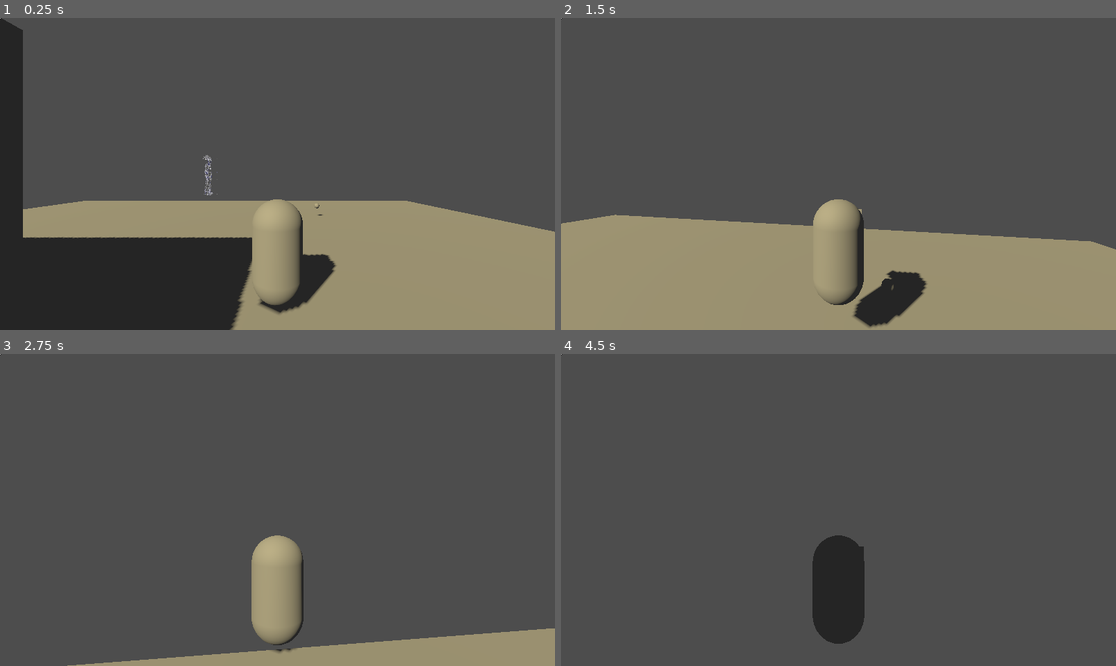
Above: before the commit, frames 1-4 (two rows, left to right).
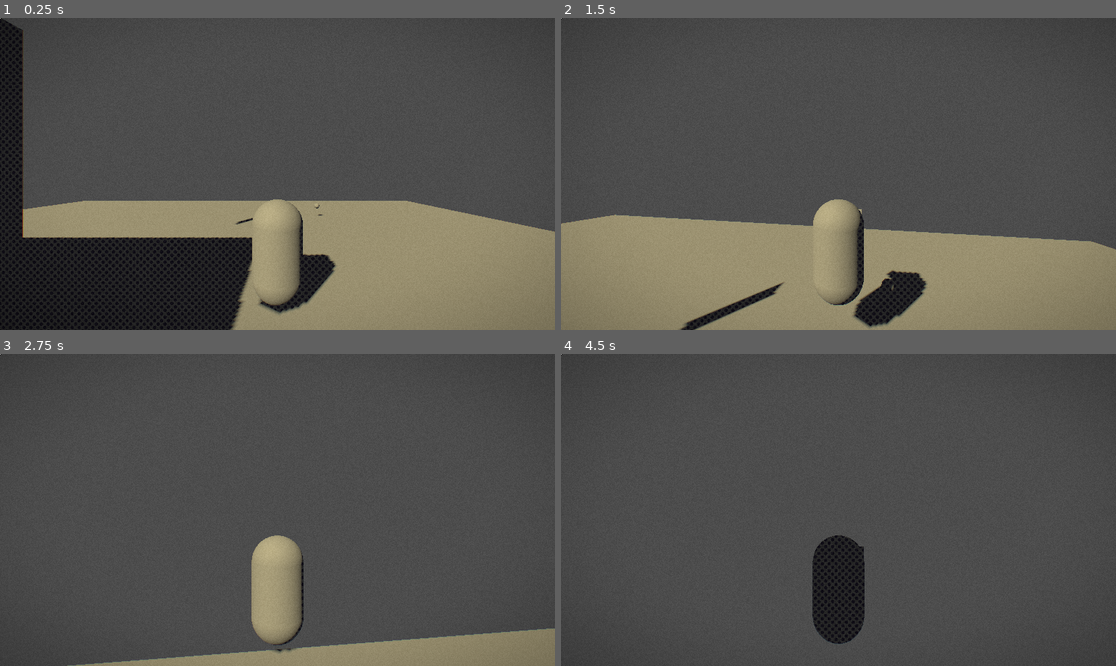
Above: after the commit, the same moments.

Repository: BitBoxxxer/our-joined-breath
Game: Godot game, scene res://Scenes/3dMainSceneTest.tscn
The game is run twice, just before and just after one commit, with the same random seed, the same clock (stepped at 60 frames per second) and the same inputs. This scene is started directly instead of the project's main scene. The engine's default icon, where the game draws it, is replaced by a stand-in: a white triangle on a blue panel in a dark square.
Inputs (mouse positions are in pixels of both pictures, inside the frame that each line leads up to):
- Up to frame 1 (0.25 s): no input
- Up to frame 2 (1.5 s): tap Enter at 0.5 s; move the mouse to (866, 174) at 0.52 s; hold Shift (run) 0.53-1.28 s; hold W (forward) from 0.53 s (still down); tap E (Select) at 0.6 s; tap Space (jump) at 0.77 s; move the mouse to (810, 174) at 1.27 s; tap Shift (run) at 1.35 s
- Up to frame 3 (2.75 s): keep holding W (forward); tap Space (jump) at 1.52 s; tap E (Select) at 1.55, 2.1 s; move the mouse to (288, 503) at 2.02 s; hold Shift (run) from 2.03 s (still down)
- Up to frame 4 (4.5 s): keep holding W (forward); move the mouse to (832, 516) at 2.77 s; release Shift (run) at 2.78 s; tap Left (UI_look_left) at 2.85 s; tap Space (jump) at 3.02, 3.5, 3.77 s; tap E (Select) at 3.05 s; move the mouse to (877, 513) at 3.52 s; hold Shift (run) 3.53-4.28 s; tap Right (UI_look_right) at 3.6 s; move the mouse to (794, 506) at 4.27 s; tap Shift (run) at 4.35 s

The runs differ from the first frame. In frame 1, 3.9% of the frame differs, in the area x 0-100%, y 0-100%; in frame 2, 2.4%; in frame 3, 0.9%; in frame 4, 0.4%.

Commit message:
ADD shaders with script | по приколу в стиль комикса:))) TODO: Доработать баги (ломают спрайт Авеля + шейдеры обводки не работают)

Diff:
--- a/Cutscenes/demo_amil_cutscene.tres
+++ b/Cutscenes/demo_amil_cutscene.tres
@@ -1,8 +1,8 @@
-[gd_resource type="Resource" script_class="CutsceneSequence" load_steps=8 format=3]
+[gd_resource type="Resource" script_class="CutsceneSequence" format=3 uid="uid://dx1nlb4jqp8ku"]
 
-[ext_resource type="Script" path="res://Scripts/Cutscene/CutsceneSequence.gd" id="1_seq"]
-[ext_resource type="Script" path="res://Scripts/Cutscene/CutsceneAction.gd" id="2_act"]
-[ext_resource type="Resource" path="res://Scenes/NPC/Amil'/amil_dialogue.tres" id="3_dlg"]
+[ext_resource type="Script" uid="uid://cxl3m0whevp1p" path="res://Scripts/Cutscene/CutsceneSequence.gd" id="1_seq"]
+[ext_resource type="Script" uid="uid://dwvbbboaltrdg" path="res://Scripts/Cutscene/CutsceneAction.gd" id="2_act"]
+[ext_resource type="Resource" uid="uid://c1jb1o0731mrj" path="res://Scenes/NPC/Amil'/amil_dialogue.tres" id="3_dlg"]
 
 [sub_resource type="Resource" id="Action_shot1"]
 script = ExtResource("2_act")
@@ -21,8 +21,6 @@
 [sub_resource type="Resource" id="Action_qte"]
 script = ExtResource("2_act")
 type = 3
-qte_action = "Select"
-qte_time_limit = 2.0
 qte_prompt = "Быстро нажми E!"
 qte_success_next_index = 4
 qte_fail_next_index = 3
@@ -38,7 +36,6 @@
 type = 0
 camera_position = Vector3(-2, 2.6, -2.5)
 camera_look_at_point = Vector3(0, 2, -5)
-camera_duration = 1.0
 camera_fov = 50.0
 
 [sub_resource type="Resource" id="Action_dialogue"]
@@ -49,5 +46,4 @@
 [resource]
 script = ExtResource("1_seq")
 sequence_name = "Демо: встреча с Амилем"
-actions = [SubResource("Action_shot1"), SubResource("Action_caption1"), SubResource("Action_qte"), SubResource("Action_caption_fail"), SubResource("Action_shot2"), SubResource("Action_dialogue")]
-restore_control_on_finish = true
+actions = Array[ExtResource("2_act")]([SubResource("Action_shot1"), SubResource("Action_caption1"), SubResource("Action_qte"), SubResource("Action_caption_fail"), SubResource("Action_shot2"), SubResource("Action_dialogue")])
--- a/Cutscenes/opening_street_cutscene.tres
+++ b/Cutscenes/opening_street_cutscene.tres
@@ -1,8 +1,8 @@
-[gd_resource type="Resource" script_class="CutsceneSequence" load_steps=8 format=3]
+[gd_resource type="Resource" script_class="CutsceneSequence" format=3 uid="uid://wvrnemqjslcs"]
 
-[ext_resource type="Script" path="res://Scripts/Cutscene/CutsceneSequence.gd" id="1_seq"]
-[ext_resource type="Script" path="res://Scripts/Cutscene/CutsceneAction.gd" id="2_act"]
-[ext_resource type="Resource" path="res://Scenes/NPC/Amil'/amil_security_stop_dialogue.tres" id="3_dlg"]
+[ext_resource type="Script" uid="uid://cxl3m0whevp1p" path="res://Scripts/Cutscene/CutsceneSequence.gd" id="1_seq"]
+[ext_resource type="Script" uid="uid://dwvbbboaltrdg" path="res://Scripts/Cutscene/CutsceneAction.gd" id="2_act"]
+[ext_resource type="Resource" uid="uid://bp3k7vm2m115f" path="res://Scenes/NPC/Amil'/amil_security_stop_dialogue.tres" id="3_dlg"]
 
 [sub_resource type="Resource" id="Action_shot_establish"]
 script = ExtResource("2_act")
@@ -21,16 +21,14 @@
 [sub_resource type="Resource" id="Action_run"]
 script = ExtResource("2_act")
 type = 8
-move_target = Vector3(0, 1.0, -14)
+move_target = Vector3(0, 1, -14)
 move_duration = 2.5
-move_is_running = true
 
 [sub_resource type="Resource" id="Action_shot_reveal"]
 script = ExtResource("2_act")
 type = 0
 camera_position = Vector3(3, 2, -14)
 camera_look_at_point = Vector3(0, 1, -18)
-camera_duration = 1.0
 camera_fov = 45.0
 
 [sub_resource type="Resource" id="Action_caption_security"]
@@ -47,5 +45,4 @@
 [resource]
 script = ExtResource("1_seq")
 sequence_name = "Вступление: бег по улице, встреча с Амилем"
-actions = [SubResource("Action_shot_establish"), SubResource("Action_caption_run"), SubResource("Action_run"), SubResource("Action_shot_reveal"), SubResource("Action_caption_security"), SubResource("Action_dialogue")]
-restore_control_on_finish = true
+actions = Array[ExtResource("2_act")]([SubResource("Action_shot_establish"), SubResource("Action_caption_run"), SubResource("Action_run"), SubResource("Action_shot_reveal"), SubResource("Action_caption_security"), SubResource("Action_dialogue")])
--- /dev/null
+++ b/Materials/mesh_outline_material.tres
@@ -0,0 +1,8 @@
+[gd_resource type="ShaderMaterial" load_steps=2 format=3]
+
+[ext_resource type="Shader" path="res://Shaders/mesh_outline.gdshader" id="1"]
+
+[resource]
+shader = ExtResource("1")
+shader_parameter/outline_color = Color(0.04, 0.03, 0.07, 1)
+shader_parameter/outline_width = 0.015
--- a/Scenes/3dMainSceneTest.tscn
+++ b/Scenes/3dMainSceneTest.tscn
@@ -1,9 +1,12 @@
 [gd_scene format=3 uid="uid://bl7qvf4ce1pfs"]
 
+[ext_resource type="Script" uid="uid://dq8l2r2ytqurv" path="res://Scripts/World/3d_main_scene_test.gd" id="1_0wtar"]
 [ext_resource type="PackedScene" path="res://Items/rusty_key_pickup.tscn" id="1_6clia"]
 [ext_resource type="PackedScene" uid="uid://s2xbw7mjmiwo" path="res://Scenes/Player/player.tscn" id="1_sw4nl"]
 [ext_resource type="PackedScene" uid="uid://q2rwurhhtwfe" path="res://Scenes/NPC/TestNPC.tscn" id="2_462pa"]
 [ext_resource type="PackedScene" path="res://Cutscenes/cutscene_demo_trigger.tscn" id="3_cutdemo"]
+[ext_resource type="Script" uid="uid://d23j10kger7ge" path="res://Scripts/World/outline_generator.gd" id="5_qmqhl"]
+[ext_resource type="Material" uid="uid://d1p0ysgancogb" path="res://Shaders/mesh_outline.tres" id="6_a7m1i"]
 
 [sub_resource type="BoxShape3D" id="BoxShape3D_qkuwt"]
 size = Vector3(2.0234764, 1.4994507, 2.039287)
@@ -15,6 +18,7 @@
 [sub_resource type="Environment" id="Environment_205hh"]
 
 [node name="Test_Scene" type="Node3D" unique_id=1783875585]
+script = ExtResource("1_0wtar")
 
 [node name="RustyKeyPickup" parent="." unique_id=185775520 instance=ExtResource("1_6clia")]
 transform = Transform3D(1, 0, 0, 0, 1, 0, 0, 0, 1, 5.3005605, 1.1295509, -8.005049)
@@ -55,7 +59,13 @@
 transform = Transform3D(-4.371139e-08, 0, -1, 0, 1, 0, 1, 0, -4.371139e-08, 0, 2, -5)
 prompt_message = "Взаимодействовать с НТЛ ?"
 
-[node name="CutsceneDemoTrigger" parent="." instance=ExtResource("3_cutdemo")]
+[node name="CutsceneDemoTrigger" parent="." unique_id=2014145554 instance=ExtResource("3_cutdemo")]
 transform = Transform3D(1, 0, 0, 0, 1, 0, 0, 0, 1, 1.5, 1, -5)
 
+[node name="OutlineGenerator" type="Node" parent="." unique_id=401925904]
+script = ExtResource("5_qmqhl")
+outline_material = ExtResource("6_a7m1i")
+target_root_path = NodePath(".")
+excluded_names = PackedStringArray()
+
 [editable path="Player"]
--- a/Scenes/NPC/Amil'/amil_security_stop_dialogue.tres
+++ b/Scenes/NPC/Amil'/amil_security_stop_dialogue.tres
@@ -1,40 +1,31 @@
-[gd_resource type="Resource" script_class="DialogueTree" load_steps=5 format=3]
+[gd_resource type="Resource" script_class="DialogueTree" format=3 uid="uid://bp3k7vm2m115f"]
 
-[ext_resource type="Script" path="res://Scripts/Dialogue/DialogueTree.gd" id="1_tree"]
-[ext_resource type="Script" path="res://Scripts/Dialogue/DialogueLine.gd" id="2_line"]
+[ext_resource type="Script" uid="uid://2w76lox8smnc" path="res://Scripts/Dialogue/DialogueTree.gd" id="1_tree"]
+[ext_resource type="Script" uid="uid://b6y454j4dgsgo" path="res://Scripts/Dialogue/DialogueLine.gd" id="2_line"]
+[ext_resource type="Script" uid="uid://oyberqfdag46" path="res://Scripts/Dialogue/DialogueChoice.gd" id="2_yt3mw"]
 
 [sub_resource type="Resource" id="Line_stop"]
 script = ExtResource("2_line")
-type = 0
 speaker = "Амиль"
 text = "Стоп. Незапланированное перемещение вне разрешённых маршрутов."
-condition = ""
-set_flags = {}
 
 [sub_resource type="Resource" id="Line_player_rush"]
 script = ExtResource("2_line")
-type = 0
-speaker = ""
 text = "Амиль, пожалуйста, не сейчас! Там появилась новая игра — про рыцаря!"
-condition = ""
-set_flags = {}
 
 [sub_resource type="Resource" id="Line_amil_warn"]
 script = ExtResource("2_line")
-type = 0
 speaker = "Амиль"
 text = "Новые процессы нестабильны первые циклы. Вмешательство до инициализации запрещено протоколом."
-condition = ""
-set_flags = {}
 
 [sub_resource type="Resource" id="Line_amil_let_go"]
 script = ExtResource("2_line")
-type = 0
 speaker = "Амиль"
 text = "...Однако прямого запрета на наблюдение не зафиксировано. Иди. Но без вмешательства."
-condition = ""
-set_flags = {"amil_allowed_knight_visit": true}
+set_flags = {
+"amil_allowed_knight_visit": true
+}
 
 [resource]
 script = ExtResource("1_tree")
-lines = [SubResource("Line_stop"), SubResource("Line_player_rush"), SubResource("Line_amil_warn"), SubResource("Line_amil_let_go")]
+lines = Array[ExtResource("2_line")]([SubResource("Line_stop"), SubResource("Line_player_rush"), SubResource("Line_amil_warn"), SubResource("Line_amil_let_go")])
--- a/Scenes/Player/Interact/see_cast.tscn
+++ b/Scenes/Player/Interact/see_cast.tscn
@@ -4,15 +4,29 @@
 [ext_resource type="Texture2D" uid="uid://bwt0tyf3s3yry" path="res://_Ress/Sprites/icon.svg" id="4_wt7xd"]
 [ext_resource type="Script" uid="uid://1x84p2lkga1o" path="res://Scripts/Dialogue/dialogue_ui.gd" id="5_xngue"]
 [ext_resource type="Script" uid="uid://uyq055dkqqr2" path="res://Scripts/Items/inventory_ui.gd" id="6_invui"]
-[ext_resource type="Script" path="res://Scripts/UI/crosshair.gd" id="7_crshr"]
+[ext_resource type="Shader" uid="uid://drx6an43w0yy8" path="res://Shaders/comic_halftone_post.gdshader" id="6_ukoq2"]
+[ext_resource type="Script" uid="uid://5slq1s2sga67" path="res://Scripts/UI/crosshair.gd" id="7_crshr"]
 
 [sub_resource type="CanvasTexture" id="CanvasTexture_exv3e"]
 diffuse_texture = ExtResource("4_wt7xd")
+
+[sub_resource type="ShaderMaterial" id="ShaderMaterial_xu1xr"]
+shader = ExtResource("6_ukoq2")
+shader_parameter/dot_size = 7.0
+shader_parameter/dot_strength = 1.0
+shader_parameter/ink_color = Color(0.04, 0.03, 0.07, 1)
+shader_parameter/grid_angle_deg = 45.0
+shader_parameter/shadow_threshold = 0.2
+shader_parameter/shadow_softness = 0.12
+shader_parameter/chroma_split = 0.0018
+shader_parameter/grain_strength = 0.06
+shader_parameter/vignette_strength = 0.35
 
 [node name="SeeCast" type="RayCast3D" unique_id=1145823785]
 script = ExtResource("1_7b7ph")
 
 [node name="CanvasLayer" type="CanvasLayer" parent="." unique_id=764695882]
+layer = 10
 
 [node name="BoxContainer" type="BoxContainer" parent="CanvasLayer" unique_id=1951650262]
 anchors_preset = -1
@@ -35,6 +49,8 @@
 texture = SubResource("CanvasTexture_exv3e")
 
 [node name="Crosshair" type="Control" parent="CanvasLayer" unique_id=811900200]
+layout_mode = 3
+anchors_preset = 0
 script = ExtResource("7_crshr")
 
 [node name="DialogueUI" type="Control" parent="CanvasLayer" unique_id=1913475484]
@@ -52,13 +68,18 @@
 
 [node name="VBoxContainer" type="VBoxContainer" parent="CanvasLayer/DialogueUI" unique_id=296503468]
 layout_mode = 1
-anchors_preset = 15
-anchor_right = 1.0
-anchor_bottom = 1.0
+anchors_preset = -1
+anchor_left = -3.7140002
+anchor_top = -1.24
+anchor_right = 1.105
+anchor_bottom = 1.108
+offset_left = 43.74414
+offset_top = 819.92
+offset_right = -41.580017
+offset_bottom = -49.46402
 grow_horizontal = 2
-grow_vertical = 2
+grow_vertical = 0
 alignment = 1
-metadata/_edit_use_anchors_ = true
 
 [node name="SpeakerLabel" type="Label" parent="CanvasLayer/DialogueUI/VBoxContainer" unique_id=811876347]
 layout_mode = 2
@@ -117,3 +138,14 @@
 grow_horizontal = 2
 grow_vertical = 2
 columns = 6
+
+[node name="PostFXLayer" type="CanvasLayer" parent="." unique_id=1332908786]
+
+[node name="ColorRect" type="ColorRect" parent="PostFXLayer" unique_id=1882267207]
+material = SubResource("ShaderMaterial_xu1xr")
+anchors_preset = 15
+anchor_right = 1.0
+anchor_bottom = 1.0
+grow_horizontal = 2
+grow_vertical = 2
+color = Color(1, 1, 1, 0.5137255)
--- /dev/null
+++ b/Scripts/Globals/ComicStyle.gd
@@ -0,0 +1,72 @@
+extends Node
+
+## Единая точка входа для комикс-стиля проекта. Ничего в сценах руками расставлять не нужно:
+##
+## 1) Сама вешает экранный шейдер (растр в тенях + хроматика) поверх ВСЕЙ игры одним CanvasLayer.
+## 2) Сама подписывается на добавление нод в дерево и лепит чёрный контур (inverted hull)
+##    каждому MeshInstance3D, который появляется в игре — во всех сценах, включая будущие уровни.
+##
+## Установка: добавь в project.godot под [autoload] строку
+##   ComicStyle="*res://Scripts/Globals/ComicStyle.gd"
+## (или через редактор: Project → Project Settings → Autoload → добавить этот файл)
+
+const HALFTONE_SHADER := preload("res://Shaders/comic_halftone_post.gdshader")
+const OUTLINE_MATERIAL := preload("res://Materials/mesh_outline_material.tres")
+
+## Название группы, в которую можно добавить конкретный MeshInstance3D,
+## если ему обводка не нужна (например, скайбокс или FX-меши).
+const NO_OUTLINE_GROUP := "no_outline"
+
+var _postfx_layer: CanvasLayer
+
+
+func _ready() -> void:
+	_setup_postfx()
+	get_tree().node_added.connect(_on_node_added)
+
+
+func _setup_postfx() -> void:
+	_postfx_layer = CanvasLayer.new()
+	_postfx_layer.name = "ComicPostFX"
+	# layer = 0, то есть НИЖЕ обычных HUD/диалоговых CanvasLayer'ов (у них по умолчанию layer = 1).
+	# Благодаря этому шейдер красит только игровой кадр, а UI поверх остаётся чётким.
+	_postfx_layer.layer = 0
+
+	var rect := ColorRect.new()
+	rect.name = "HalftoneRect"
+	rect.color = Color(0, 0, 0, 0) # сам цвет роли не играет, всё рисует шейдер
+	rect.set_anchors_preset(Control.PRESET_FULL_RECT)
+	rect.mouse_filter = Control.MOUSE_FILTER_IGNORE
+
+	var mat := ShaderMaterial.new()
+	mat.shader = HALFTONE_SHADER
+	rect.material = mat
+
+	_postfx_layer.add_child(rect)
+	get_tree().root.add_child(_postfx_layer)
+
+
+func _on_node_added(node: Node) -> void:
+	if not (node is MeshInstance3D):
+		return
+	if node.name == "OutlineMesh":
+		return # это уже наш собственный контур — обводку обводке не лепим
+	call_deferred("_add_outline", node)
+
+
+func _add_outline(mesh_instance: MeshInstance3D) -> void:
+	if not is_instance_valid(mesh_instance):
+		return
+	if not mesh_instance.visible or mesh_instance.mesh == null:
+		return
+	if mesh_instance.is_in_group(NO_OUTLINE_GROUP):
+		return
+	if mesh_instance.has_node("OutlineMesh"):
+		return
+
+	var outline := MeshInstance3D.new()
+	outline.name = "OutlineMesh"
+	outline.mesh = mesh_instance.mesh
+	outline.cast_shadow = GeometryInstance3D.SHADOW_CASTING_SETTING_OFF
+	outline.material_override = OUTLINE_MATERIAL
+	mesh_instance.add_child(outline)
--- a/Scripts/Player/directional_sprite_3d.gd
+++ b/Scripts/Player/directional_sprite_3d.gd
@@ -18,8 +18,15 @@
 ## зато чуть экономит производительность при большом числе NPC.
 @export var update_interval: float = 0.05
 
+## Чёрная чернильная обводка спрайта (комикс-стиль). Материал создаётся и синхронизируется
+## автоматически в этом скрипте — в редакторе ничего назначать не нужно.
+@export var use_ink_outline: bool = true
+
+const OUTLINE_SHADER := preload("res://Shaders/sprite_outline.gdshader")
+
 var facing_node: Node3D
 var _time_since_update: float = 0.0
+var _outline_material: ShaderMaterial
 
 
 func _ready() -> void:
@@ -28,12 +35,18 @@
 	billboard = BaseMaterial3D.BILLBOARD_FIXED_Y
 	shaded = false
 
+	if use_ink_outline:
+		_outline_material = ShaderMaterial.new()
+		_outline_material.shader = OUTLINE_SHADER
+		material_override = _outline_material
+
 	if facing_node_path != NodePath(""):
 		facing_node = get_node_or_null(facing_node_path)
 	if facing_node == null:
 		facing_node = get_parent()
 
 	texture = texture_front
+	_sync_outline_texture(texture_front)
 
 
 func _process(delta: float) -> void:
@@ -68,3 +81,11 @@
 
 	if new_texture and texture != new_texture:
 		texture = new_texture
+		_sync_outline_texture(new_texture)
+
+
+## Sprite3D не пробрасывает свою текстуру в кастомный шейдер сам — прокидываем руками,
+## каждый раз когда текстура меняется (включая самый первый раз в _ready()).
+func _sync_outline_texture(tex: Texture2D) -> void:
+	if _outline_material and tex:
+		_outline_material.set_shader_parameter("texture_albedo", tex)
--- /dev/null
+++ b/Scripts/World/3d_main_scene_test.gd
@@ -0,0 +1,6 @@
+extends Node3D
+
+@onready var outline_gen: OutlineGenerator = $OutlineGenerator
+
+func _ready() -> void:
+	outline_gen.apply_outlines()
--- /dev/null
+++ b/Scripts/World/outline_generator.gd
@@ -0,0 +1,58 @@
+@tool
+extends Node
+class_name OutlineGenerator
+
+## Обходит дерево сцены и для каждого MeshInstance3D добавляет дочерний
+## MeshInstance3D-дубликат с шейдером mesh_outline.gdshader (инвертированная оболочка).
+##
+## КАК ИСПОЛЬЗОВАТЬ:
+## 1. Добавь эту ноду (Node) куда-нибудь в сцену уровня, назначь ей этот скрипт.
+## 2. В инспекторе задай outline_material — ShaderMaterial с mesh_outline.gdshader.
+## 3. Либо вызови apply_outlines() один раз в рантайме (например, из World-скрипта в _ready()),
+##    либо, если скрипт @tool, добавь временную кнопку/вызов из редакторского плагина.
+##    Самый простой вариант для соло-разработки — вызывать apply_outlines() в _ready()
+##    сцены уровня; на статичных пропсах это не бьёт по производительности.
+
+@export var outline_material: ShaderMaterial
+@export var outline_width: float = 0.015
+@export var target_root_path: NodePath
+@export var excluded_names: PackedStringArray = [] # имена нод, которые пропускаем (например, пол/скайбокс)
+
+
+func apply_outlines() -> void:
+	if outline_material == null:
+		push_warning("OutlineGenerator: не назначен outline_material — обводка не создана.")
+		return
+
+	var root: Node = get_node_or_null(target_root_path)
+	if root == null:
+		root = get_parent()
+	_process_node(root)
+
+
+func _process_node(node: Node) -> void:
+	if node is MeshInstance3D and not node.name.ends_with("_Outline") and not excluded_names.has(node.name):
+		_add_outline(node)
+
+	for child in node.get_children():
+		_process_node(child)
+
+
+func _add_outline(mesh_instance: MeshInstance3D) -> void:
+	if mesh_instance.mesh == null:
+		return
+	if mesh_instance.has_node("OutlineMesh"):
+		return # уже добавлено ранее
+
+	var outline := MeshInstance3D.new()
+	outline.name = "OutlineMesh"
+	outline.mesh = mesh_instance.mesh
+	outline.cast_shadow = GeometryInstance3D.SHADOW_CASTING_SETTING_OFF
+
+	var mat: ShaderMaterial = outline_material.duplicate()
+	mat.set_shader_parameter("outline_width", outline_width)
+	outline.material_override = mat
+
+	mesh_instance.add_child(outline)
+	if Engine.is_editor_hint():
+		outline.owner = mesh_instance.owner
--- /dev/null
+++ b/Shaders/comic_halftone_post.gdshader
@@ -0,0 +1,69 @@
+shader_type canvas_item;
+
+// === КОМИКС-ПОСТПРОЦЕСС v2: растр ТОЛЬКО в тенях + хроматика + статичное (не мерцающее) зерно ===
+// Создаётся автоматически скриптом Scripts/Globals/ComicStyle.gd — руками вешать никуда не нужно.
+
+uniform sampler2D screen_tex : hint_screen_texture, filter_linear, repeat_disable;
+
+uniform float dot_size : hint_range(2.0, 24.0) = 7.0;        // размер ячейки растра в пикселях
+uniform float dot_strength : hint_range(0.0, 1.5) = 1.0;     // максимальный размер точки в глубокой тени
+uniform vec4 ink_color : source_color = vec4(0.04, 0.03, 0.07, 1.0);
+uniform float grid_angle_deg : hint_range(0.0, 90.0) = 45.0;
+
+// --- вот это чинит "рябит по глазам": точки теперь появляются только там, где реально темно ---
+uniform float shadow_threshold : hint_range(0.0, 1.0) = 0.2; // яркость (0-1), НИЖЕ которой начинают появляться точки
+uniform float shadow_softness : hint_range(0.01, 0.4) = 0.12; // насколько плавно точки проявляются у порога (0 = резкая граница)
+
+uniform float chroma_split : hint_range(0.0, 0.01) = 0.0015;
+uniform float grain_strength : hint_range(0.0, 0.3) = 0.02;   // статичное зерно, не мерцает (не зависит от TIME)
+uniform float vignette_strength : hint_range(0.0, 1.0) = 0.3;
+
+float rand(vec2 co) {
+	return fract(sin(dot(co, vec2(12.9898, 78.233))) * 43758.5453123);
+}
+
+void fragment() {
+	vec2 uv = SCREEN_UV;
+	vec2 resolution = 1.0 / SCREEN_PIXEL_SIZE;
+	vec2 px = uv * resolution;
+
+	// --- хроматическое расслоение ---
+	vec2 dir = (uv - vec2(0.5)) * chroma_split;
+	float r = texture(screen_tex, uv - dir).r;
+	float g = texture(screen_tex, uv).g;
+	float b = texture(screen_tex, uv + dir).b;
+	vec3 base_color = vec3(r, g, b);
+
+	float lum = dot(base_color, vec3(0.299, 0.587, 0.114));
+
+	// darkness = 0 в светлых/средних тонах (порог и выше), плавно растёт к 1 в глубокой тени
+	float darkness = 1.0 - smoothstep(shadow_threshold - shadow_softness, shadow_threshold + shadow_softness, lum);
+
+	vec3 result = base_color;
+
+	if (darkness > 0.001) {
+		float angle = radians(grid_angle_deg);
+		mat2 rot = mat2(vec2(cos(angle), -sin(angle)), vec2(sin(angle), cos(angle)));
+		vec2 grid_uv = rot * (px / dot_size);
+		vec2 cell = fract(grid_uv) - 0.5;
+		float dist = length(cell);
+
+		float radius = darkness * 0.42 * dot_strength;
+		float edge = 0.035;
+		float dot_shape = 1.0 - smoothstep(radius - edge, radius + edge, dist);
+		// доп. умножение на darkness убирает любой "призрак" точки в светлых зонах
+		float dot_mask = dot_shape * darkness;
+
+		result = mix(base_color, ink_color.rgb, dot_mask * ink_color.a);
+	}
+
+	// --- статичное зерно (без TIME — не мерцает между кадрами) ---
+	float noise = (rand(px) - 0.5) * grain_strength;
+	result += noise;
+
+	// --- виньетка ---
+	float vig = smoothstep(0.95, 0.35, length(uv - vec2(0.5)));
+	result *= mix(1.0 - vignette_strength, 1.0, vig);
+
+	COLOR = vec4(result, 1.0);
+}
--- /dev/null
+++ b/Shaders/mesh_outline.gdshader
@@ -0,0 +1,19 @@
+shader_type spatial;
+render_mode unshaded, cull_front, depth_draw_always, shadows_disabled;
+
+// === ЧЁРНАЯ ОБВОДКА МЕШЕЙ (inverted hull) ===
+// Применяется на ДУБЛИКАТ меша (см. outline_generator.gd) — не на оригинал.
+// Дубликат немного "раздувается" наружу вдоль нормалей и рисуется только с обратной стороны,
+// из-за cull_front это даёт тонкий чёрный контур по силуэту объекта.
+
+uniform vec4 outline_color : source_color = vec4(0.04, 0.03, 0.07, 1.0);
+uniform float outline_width : hint_range(0.0, 0.1) = 0.015; // в единицах мира, подбирай под масштаб пропсов
+
+void vertex() {
+	VERTEX += NORMAL * outline_width;
+}
+
+void fragment() {
+	ALBEDO = outline_color.rgb;
+	ALPHA = outline_color.a;
+}
--- /dev/null
+++ b/Shaders/mesh_outline.tres
@@ -0,0 +1,9 @@
+[gd_resource type="ShaderMaterial" format=3 uid="uid://d1p0ysgancogb"]
+
+[ext_resource type="Shader" uid="uid://cv4fpwjr0msj2" path="res://Shaders/mesh_outline.gdshader" id="1_tnwls"]
+
+[resource]
+render_priority = 0
+shader = ExtResource("1_tnwls")
+shader_parameter/outline_color = Color(0.04, 0.03, 0.07, 1)
+shader_parameter/outline_width = 0.015
--- /dev/null
+++ b/Shaders/sprite_outline.gdshader
@@ -0,0 +1,37 @@
+shader_type spatial;
+render_mode unshaded, cull_disabled, alpha_to_coverage_disabled, depth_draw_opaque;
+
+// === ОБВОДКА ПЕРСОНАЖА-СПРАЙТА (DirectionalSprite3D) ===
+// Ставится в material_override на тот же Sprite3D, что и обычная текстура.
+// texture_albedo прокидывается из скрипта (см. SETUP_GUIDE.md — правка directional_sprite_3d.gd),
+// т.к. Sprite3D не пробрасывает свою текстуру в кастомный шейдер автоматически.
+
+uniform sampler2D texture_albedo : source_color, filter_nearest;
+uniform vec4 outline_color : source_color = vec4(0.04, 0.03, 0.07, 1.0);
+uniform float outline_width_px : hint_range(0.0, 6.0) = 1.5; // толщина в "текселях" спрайта
+
+void fragment() {
+	vec2 texel = TEXTURE_PIXEL_SIZE * outline_width_px;
+	vec4 tex_color = texture(texture_albedo, UV);
+	float alpha = tex_color.a;
+
+	float max_neighbor_alpha = 0.0;
+	for (int x = -1; x <= 1; x++) {
+		for (int y = -1; y <= 1; y++) {
+			if (x == 0 && y == 0) {
+				continue;
+			}
+			vec2 offset = vec2(float(x), float(y)) * texel;
+			max_neighbor_alpha = max(max_neighbor_alpha, texture(texture_albedo, UV + offset).a);
+		}
+	}
+
+	bool is_outline = alpha < 0.5 && max_neighbor_alpha >= 0.5;
+
+	if (alpha < 0.5 && !is_outline) {
+		discard;
+	}
+
+	ALBEDO = is_outline ? outline_color.rgb : tex_color.rgb;
+	ALPHA = is_outline ? outline_color.a : tex_color.a;
+}
--- a/project.godot
+++ b/project.godot
@@ -18,7 +18,7 @@
 config/version="0.1beta"
 config/tags=PackedStringArray("game")
 run/main_scene="uid://qtytle4jbeiv"
-config/features=PackedStringArray("4.6", "Forward Plus")
+config/features=PackedStringArray("4.7", "Forward Plus")
 config/icon="res://_Ress/Sprites/icon.svg"
 
 [audio]
@@ -31,6 +31,7 @@
 DialogueManager="*res://Scripts/Globals/dialogue_manager.gd"
 Inventory="*res://Scripts/Items/Inventory.gd"
 CutsceneManager="*res://Scripts/Cutscene/CutsceneManager.gd"
+ComicStyle="*res://Scripts/Globals/ComicStyle.gd"
 
 [display]
 
@@ -108,7 +109,7 @@
 }
 Select={
 "deadzone": 0.2,
-"events": [Object(InputEventKey,"resource_local_to_scene":fa …(94 unchanged characters)… rl_pressed":false,"meta_pressed":false,"keycode":0,"physical_keycode":69,"key_la …(61 unchanged characters)…
+"events": [Object(InputEventKey,"resource_local_to_scene":fa …(94 unchanged characters)… rl_pressed":false,"meta_pressed":false,"pressed":false,"keycode":0,"physical_keycode":69,"key_la …(61 unchanged characters)…
 , Object(InputEventMouseButton,"resource_local_to_scene":false,"resource_name":"","device":-1,"window_id":0,"alt_presse …(249 unchanged characters)…
 ]
 }
Not shown, added: Scripts/Globals/ComicStyle.gd.uid
Not shown, added: Scripts/World/3d_main_scene_test.gd.uid
Not shown, added: Scripts/World/outline_generator.gd.uid
Not shown, added: Shaders/comic_halftone_post.gdshader.uid
Not shown, added: Shaders/mesh_outline.gdshader.uid
Not shown, added: Shaders/sprite_outline.gdshader.uid
Not shown, added: INSTALL.md
Not shown, added: Shaders/SETUP_GUIDE.md
